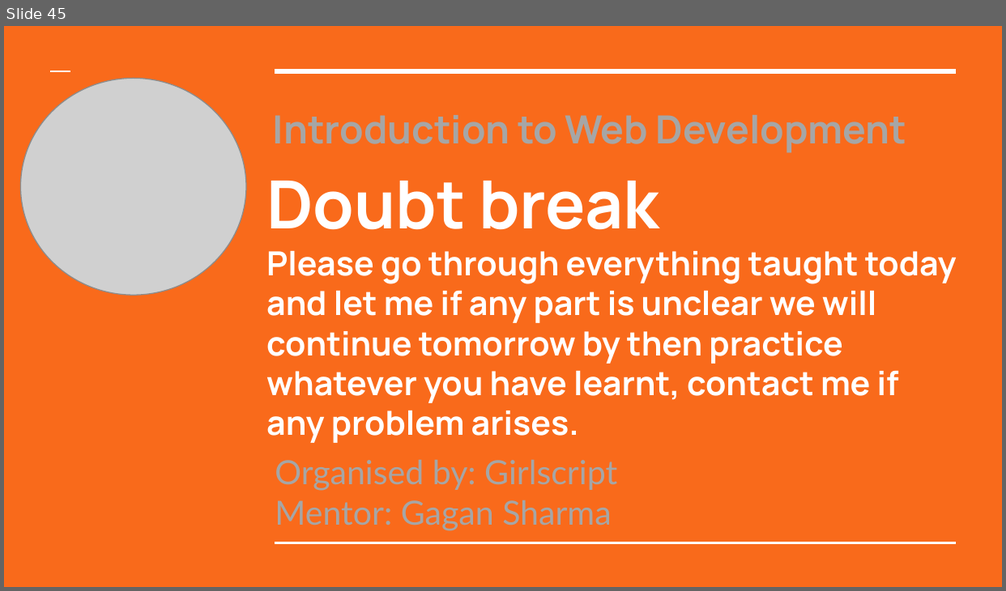
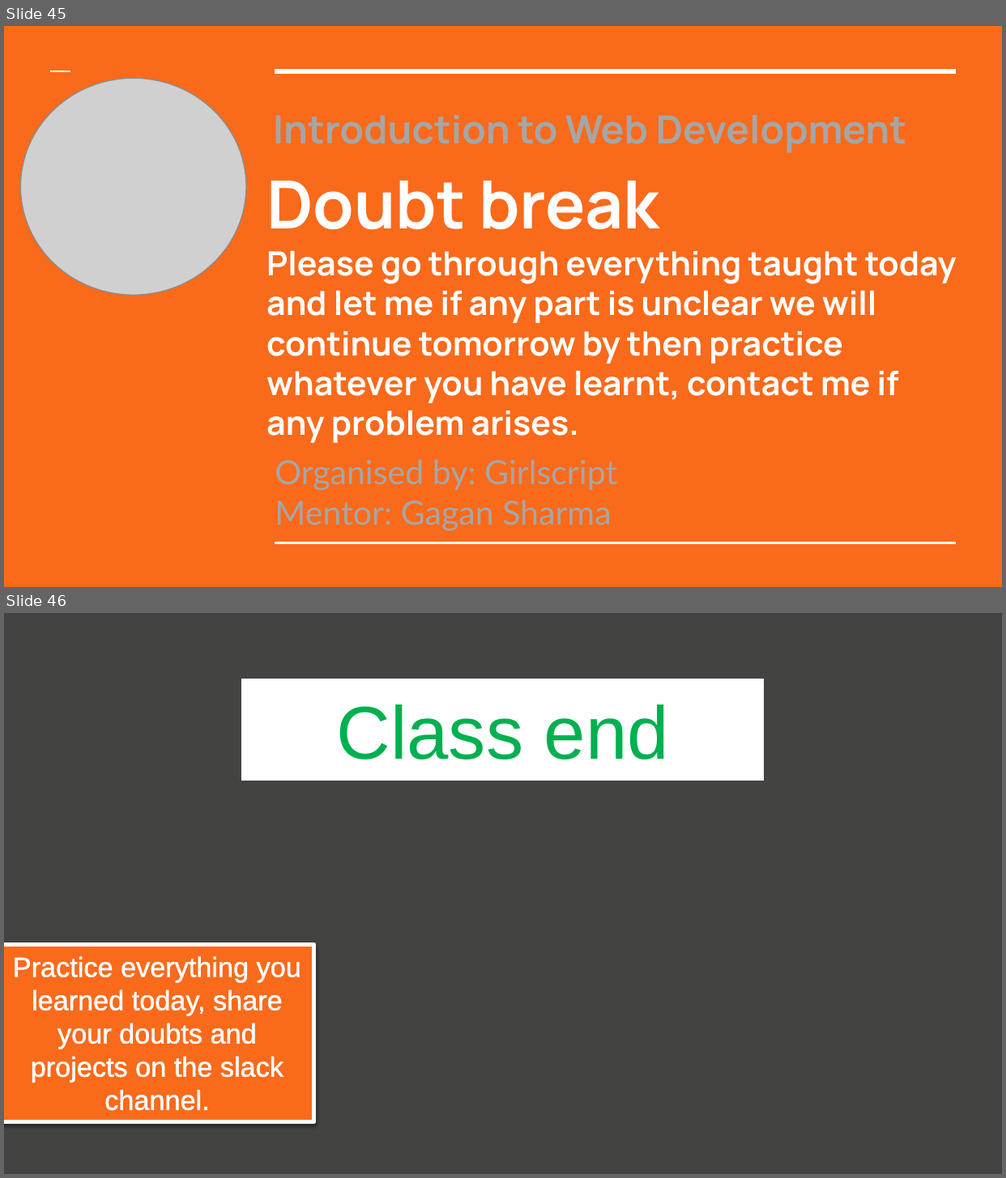
Before and after one commit to GaganSharmaGitHub/GirlScript-Education-Outreach-2-WebDev, a slide deck: Day1/WEBDEVwithGaganDay1.pptx. Shown one above the other, each under a label of ours: slide 45 before the commit, slides 45 and 46 after it. The pictures are 1006x591 and 1006x1178 pixels, drawn with LibreOffice and Linux fonts; fonts in the diff are those of the drawing; grey boxes stand for pictures; background and template pictures are left out. Boxes give left, top, right and bottom in pixels: in the first picture for what was removed or moved away, otherwise in the second. Text is boxed around its words. In the diff, an @@ line names an element or a change of style, - is before the commit and + after.

```diff
--- a/Day1/WEBDEVwithGaganDay1.pptx
+++ b/Day1/WEBDEVwithGaganDay1.pptx
@@ slide 46 added at <box>4,613,1002,1174</box>, background picture (left out) @@
@@ rectangle added at <box>241,680,764,781</box>, fill #FFFFFF, outline #FFFFFF 0.75 pt, 54 pt, text #00B050 @@
+Class end
@@ rectangle added at <box>4,944,313,1122</box>, fill #F96A1B, outline #FFFFFF 3 pt, 20 pt, text #FFFFFF @@
+Practice everything you learned today, share your doubts and projects on the slack channel.
```
Also in this commit, not shown: 1 slide changed, 1 slide removed, 1 other file.
